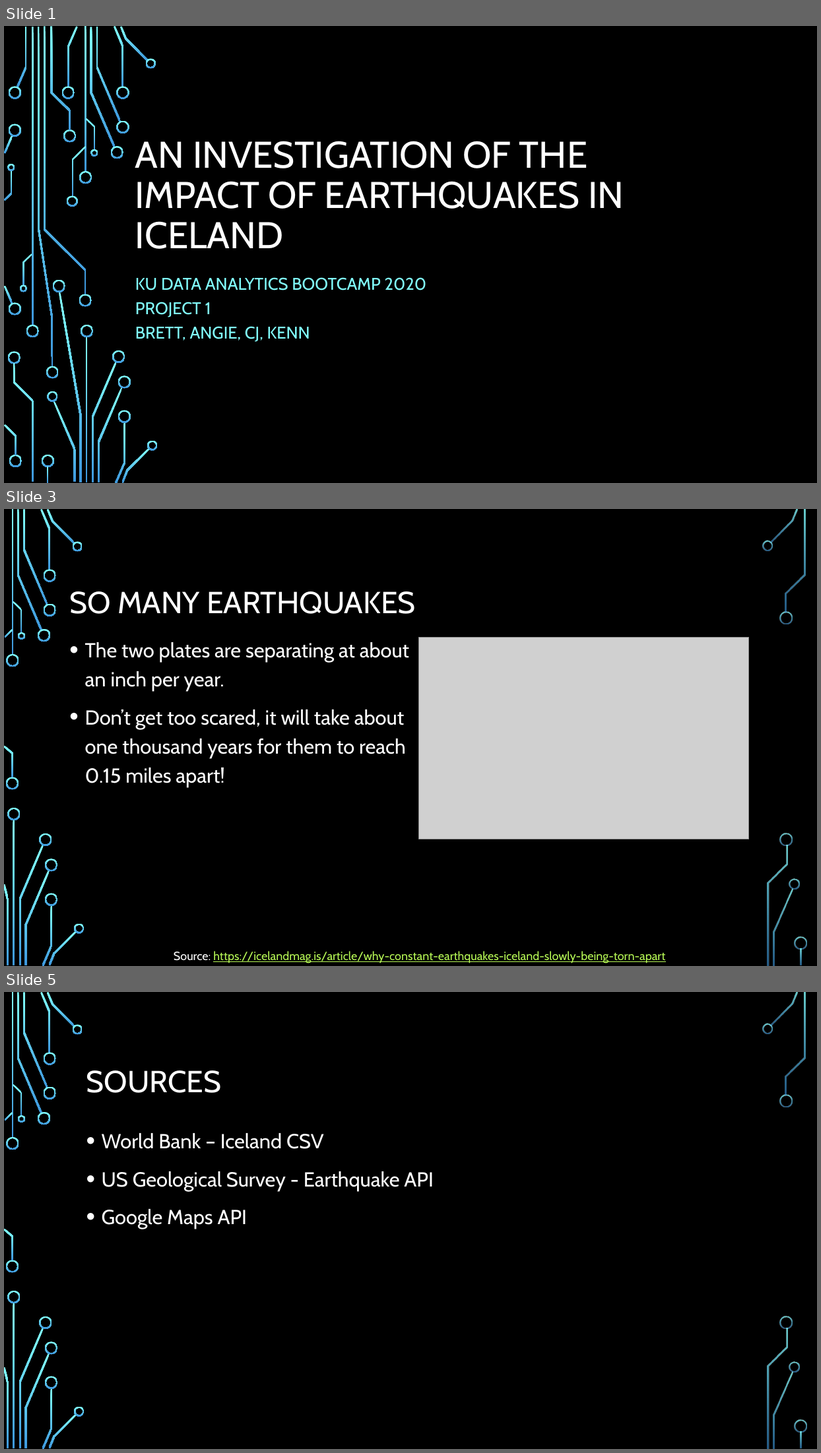
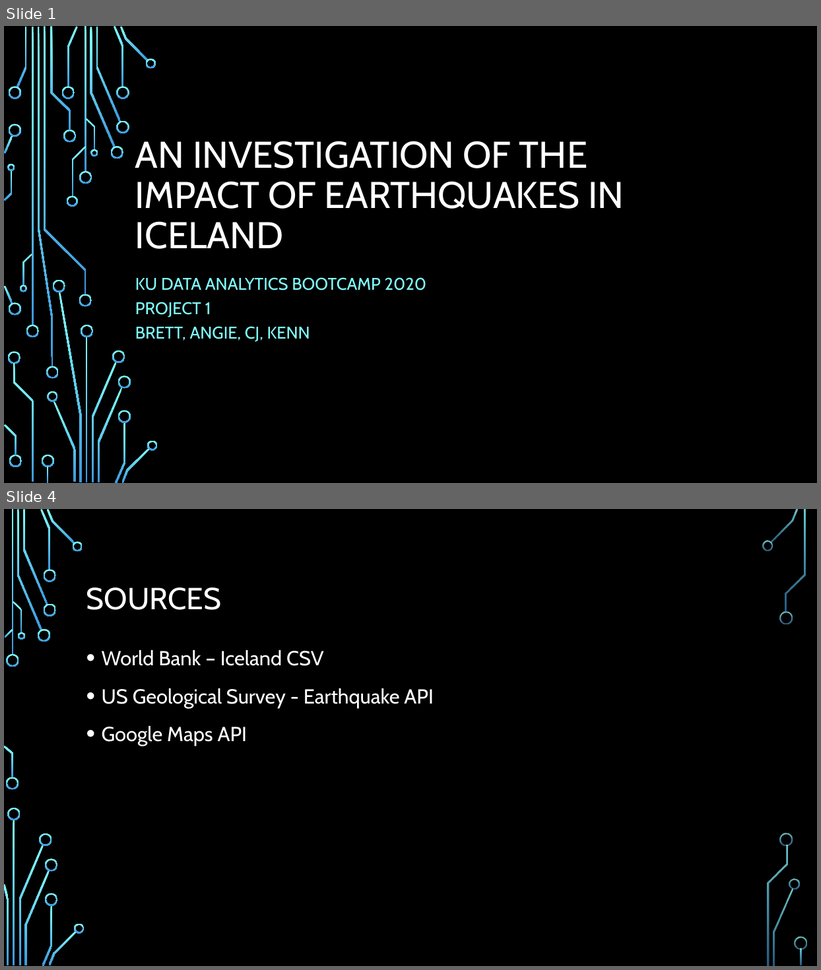
Before and after one commit to kennknisley/project-one-back, a slide deck: Iceland_presentation.pptx. Shown one above the other, each under a label of ours: slides 1, 3 and 5 before the commit, slides 1 and 4 after it; the slides between them are not shown. The pictures are 821x1453 and 821x970 pixels, drawn with LibreOffice and Linux fonts; fonts in the diff are those of the drawing; grey boxes stand for pictures; background and template pictures are left out. Boxes give left, top, right and bottom in pixels: in the first picture for what was removed or moved away, otherwise in the second. Text is boxed around its words. In the diff, an @@ line names an element or a change of style, - is before the commit and + after.

```diff
--- a/Iceland_presentation.pptx
+++ b/Iceland_presentation.pptx
@@ slide 3 removed at bbox=[4, 509, 817, 966], background picture (left out); not listed: 36 template elements that a slide beside it also shows @@
@@ title removed at bbox=[69, 591, 415, 614] @@
-SO MANY EARTHQUAKES
@@ text removed at bbox=[85, 642, 409, 788] @@
-• The two plates are separating at about an inch per year.
-• Don’t get too scared, it will take about one thousand years for them to reach 0.15 miles apart!
@@ picture removed at bbox=[419, 637, 749, 840] @@
@@ text removed at bbox=[174, 951, 665, 964] @@
-Source: https://icelandmag.is/article/why-constant-earthquakes-iceland-slowly-being-torn-apart
@@ what was slide 5 is now slide 4 @@
```
Also in this commit, not shown: 3 slides changed, 7 slides added, 8 other slides removed, 1 other file.
